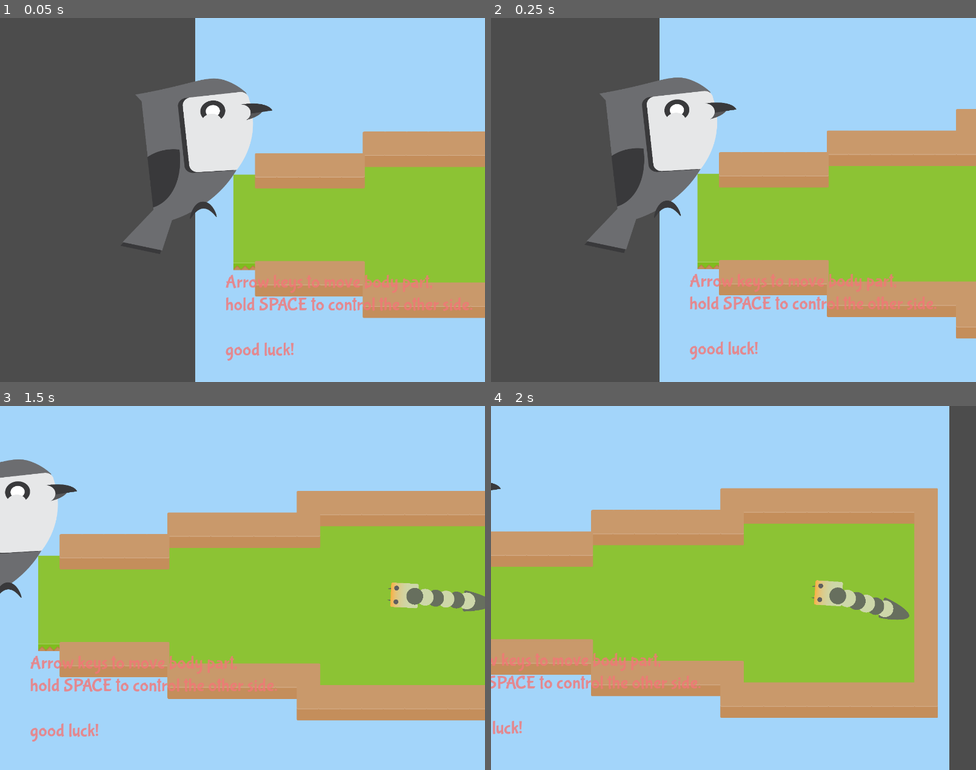
Above: before the commit, frames 1-4 (two rows, left to right).
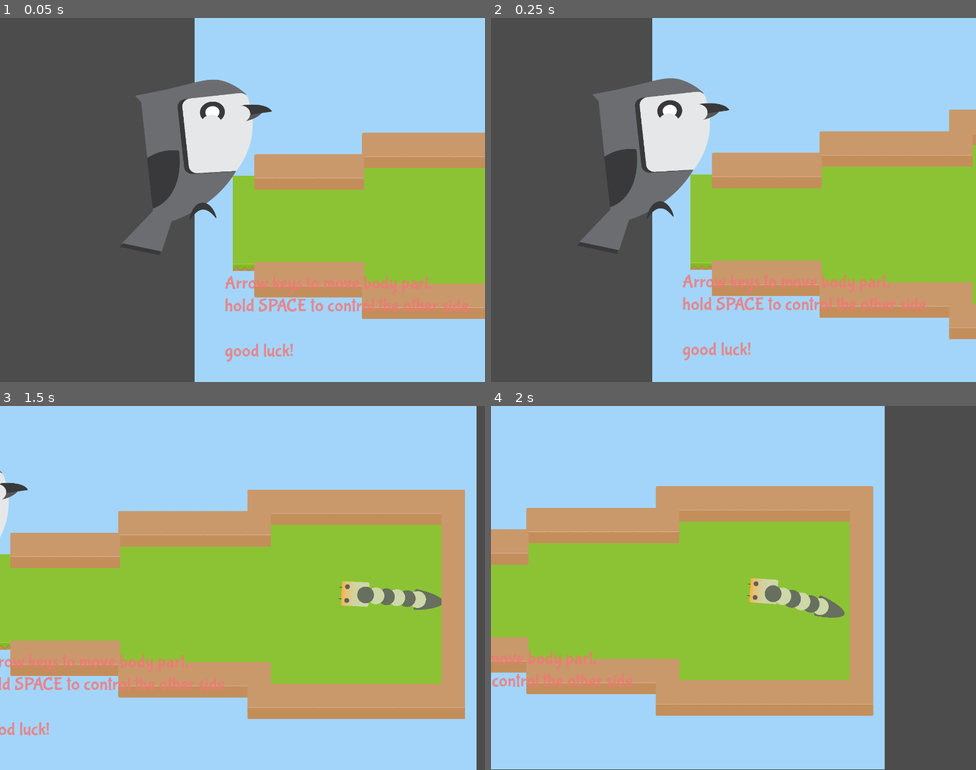
Above: after the commit, the same moments.

Repository: AlecTroemel/LudumDare46-EarlyWorm
Game: Godot game, scene res://World.tscn
Two runs of this game, one before a commit and one after it. Both use one fixed random seed, a clock stepped at 60 frames per second and the inputs below.
Inputs:
- Up to frame 1 (0.05 s): no input
- Up to frame 2 (0.25 s): no input
- Up to frame 3 (1.5 s): tap Enter at 0.5 s; hold Right (ui_right) 0.53-1.28 s; tap Space at 0.77 s; hold Down (ui_down) from 1.28 s (still down)
- Up to frame 4 (2 s): keep holding Down (ui_down); tap Space at 1.52 s

The runs differ from the first frame. In frame 1, 2.5% of the frame differs, in the area x 25-100%, y 0-100%; in frame 2, 6.8%; in frame 3, 20%; in frame 4, 27%, in the area x 0-95%, y 0-100%.

Commit message:
smoother camera

Diff:
--- a/Camera/Camera.gd
+++ b/Camera/Camera.gd
@@ -6,7 +6,10 @@
 var target_pos: Vector2
 
 var max_range = 150
-var max_speed = 400
+var max_speed = 500
+
+var journey = 0
+var journey_speed = 0.1
 
 
 func _ready():
@@ -17,6 +20,7 @@
 # smoothly
 func follow(node):
 	last_pos = self.position
+	journey = 0
 	target = node
 
 # smoothly move to an exact position
@@ -25,12 +29,19 @@
 func center(pos):
 	target = null
 	target_pos = pos
+	journey = 0
 
 # snap camera to a location
 # clears node target
 func teleport(pos):
 	target = null;
 	self.position = pos
+	journey = 0
+
+func boundaries(top, bottom, left, right):
+	#var collider = shape.get_node('CameraShape')
+	#collider.
+	pass
 
 
 # Called every frame. 'delta' is the elapsed time since the previous frame.
@@ -42,11 +53,21 @@
 		if dist > max_range:
 			last_pos = self.position
 			target_pos = current_pos
+#			journey = 0.0
 
-	self.position = self.position.move_toward(target_pos, max_speed * delta)
+#	if journey < 1.0:
+#		journey = min(1.0, journey + (journey_speed * delta))
+#
+#		# applaud my supreme power
+#		var progress = (1 - cos(journey * PI))/2
+#		self.position = last_pos.linear_interpolate(target_pos, progress)
 
+	var remaining = self.position.distance_to(target_pos)
+	var speed = min(remaining * 2.0, max_speed) * delta
 
-		# self.position = self.target.global_position
+	self.position = self.position.move_toward(target_pos, speed)
+
+	#self.position = self.position.move_toward(target_pos, max_speed * delta)
 
 
 func _on_camera_target(Node2d):
